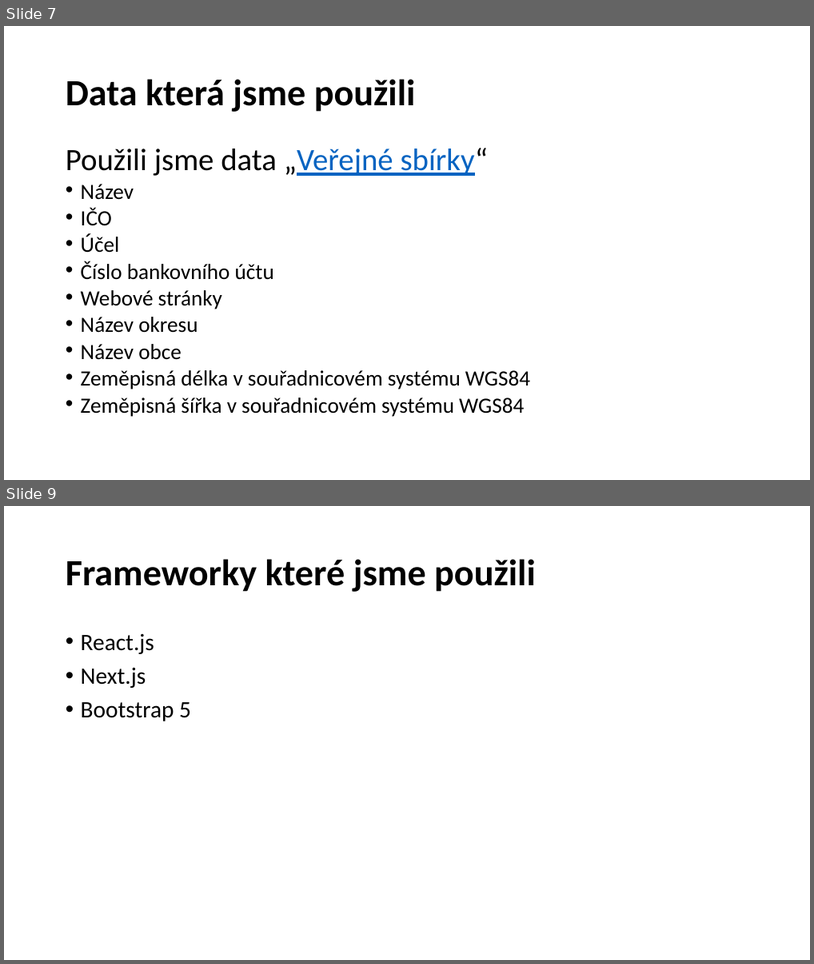
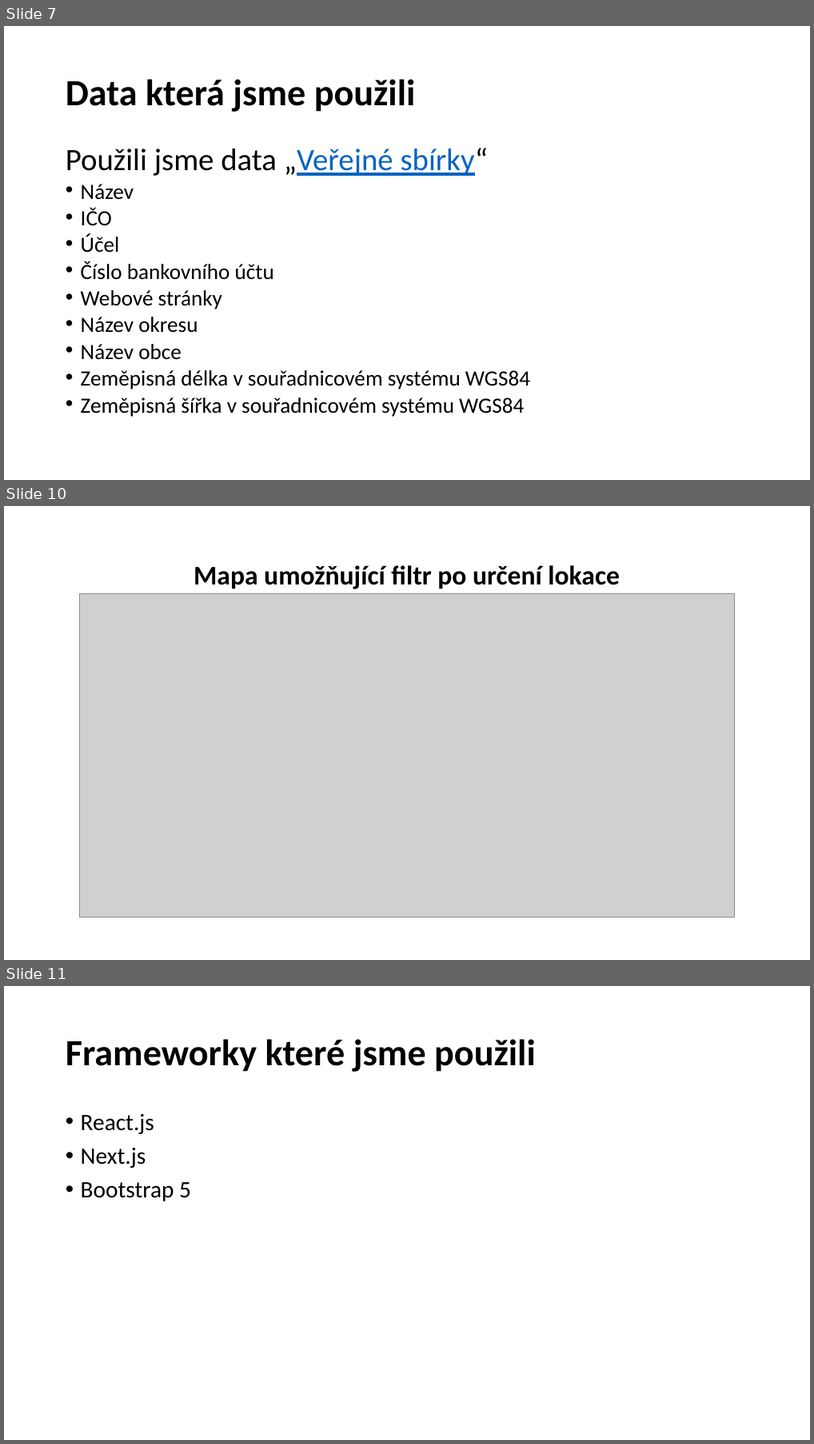
Before and after one commit to matousek11/charity, a slide deck: VSÚKHK - prezentace.pptx. Shown one above the other, each under a label of ours: slides 7 and 9 before the commit, slides 7, 10 and 11 after it; the slides between them are not shown. The pictures are 814x964 and 814x1444 pixels, drawn with LibreOffice and Linux fonts; fonts in the diff are those of the drawing; grey boxes stand for pictures; background and template pictures are left out. Boxes give left, top, right and bottom in pixels: in the first picture for what was removed or moved away, otherwise in the second. Text is boxed around its words. In the diff, an @@ line names an element or a change of style, - is before the commit and + after.

```diff
--- a/VSÚKHK - prezentace.pptx
+++ b/VSÚKHK - prezentace.pptx
@@ slide 10 added at [4, 506, 810, 960], background picture (left out) @@
@@ text added at [194, 565, 620, 589], 32 pt, text #000000, bold @@
+Mapa umožňující filtr po určení lokace
@@ picture added at [80, 593, 735, 916] @@
@@ what was slide 9 is now slide 11 @@
```
Also in this commit, not shown: 2 slides changed, 2 other slides added, 1 slide removed.
